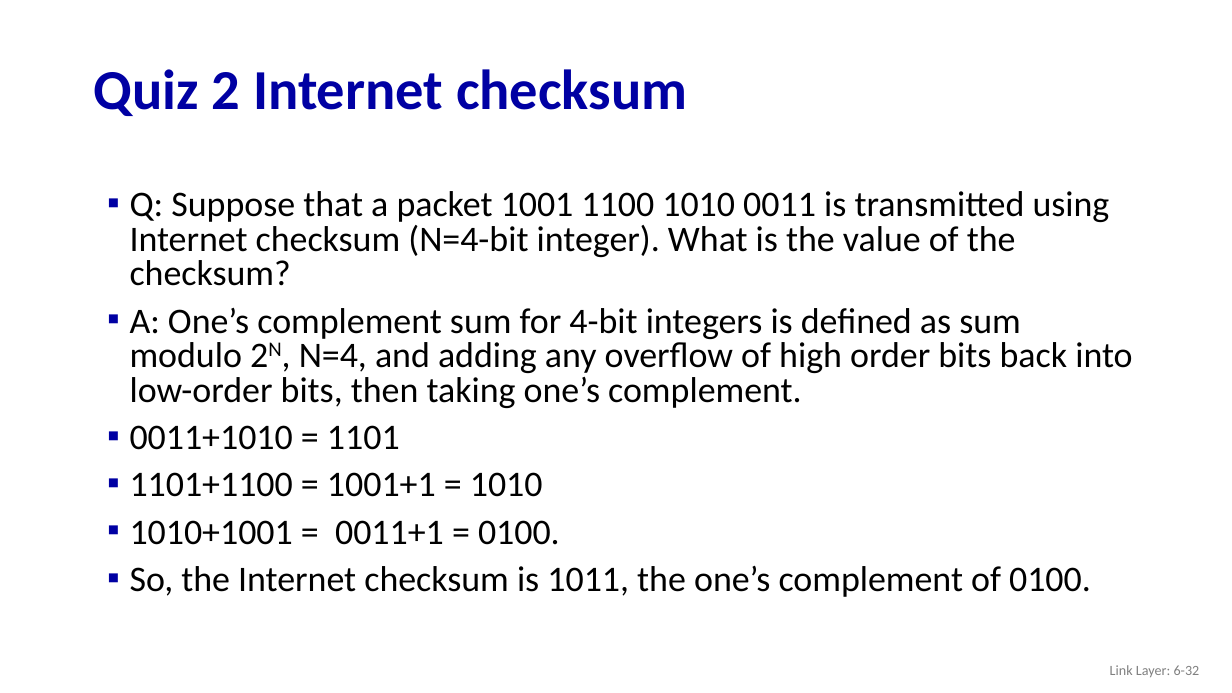
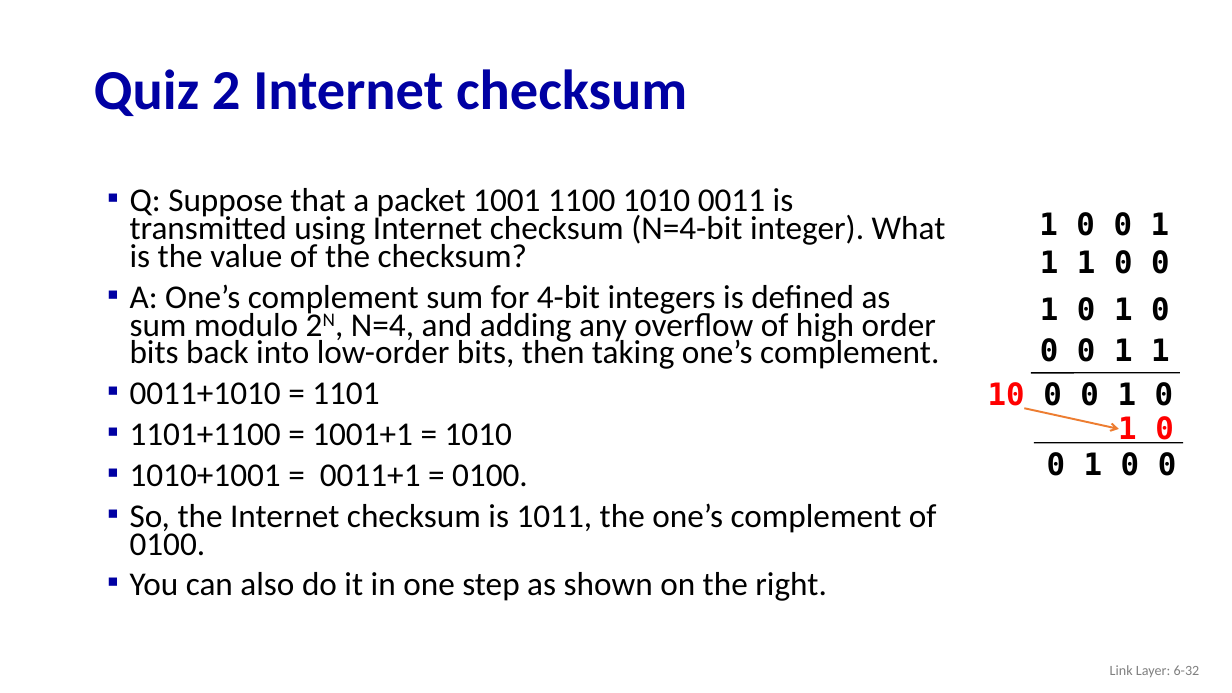
Before and after one commit to guhofstra/CSC175, a slide deck: slide 32 of PPTs/6.1 6.2 Introduction Error-Detection and -Correction Techniques.pptx. Drawn at 1232x693 pixels with LibreOffice and Linux fonts; fonts in the diff are those of the drawing. Boxes give left, top, right and bottom in pixels: in the first picture for what was removed or moved away, otherwise in the second. Text is boxed around its words. In the diff, an @@ line names an element or a change of style, - is before the commit and + after.

```diff
--- a/PPTs/6.1 6.2 Introduction Error-Detection and -Correction Techniques.pptx
+++ b/PPTs/6.1 6.2 Introduction Error-Detection and -Correction Techniques.pptx
@@ text at [130, 188, 946, 556]: size 28 to 25.9 pt; line spacing 0.8 to 0.7 @@
@@ text added at [1039, 212, 1170, 236], 24 pt, text #000000, bold @@
+1 0 0 1
@@ text added at [1040, 250, 1170, 274], 24 pt, text #000000, bold @@
+1 1 0 0
@@ text added at [1040, 297, 1170, 321], 24 pt, text #000000, bold @@
+1 0 1 0
@@ text added at [1040, 338, 1170, 362], 24 pt, text #000000, bold @@
+0 0 1 1
@@ text added at [988, 382, 1174, 412], 24 pt, text #000000, bold @@
+10 0 0 1 0
@@ line added from (1180, 373) to (1031, 373), #000000 1 pt @@
@@ arrow added from (1025, 409) to (1119, 429), #ED7D31 1.5 pt @@
@@ text added at [1118, 416, 1174, 444], 24 pt, text #FF0000, bold @@
+1 0
@@ line added from (1183, 443) to (1034, 443), #000000 1 pt @@
@@ text added at [1047, 452, 1177, 476], 24 pt, text #000000, bold @@
+0 1 0 0
@@ text at [130, 572, 827, 601]: paragraph added @@
+▪ You can also do it in one step as shown on the right.
```
Also in this commit, not shown: 6 other files.
